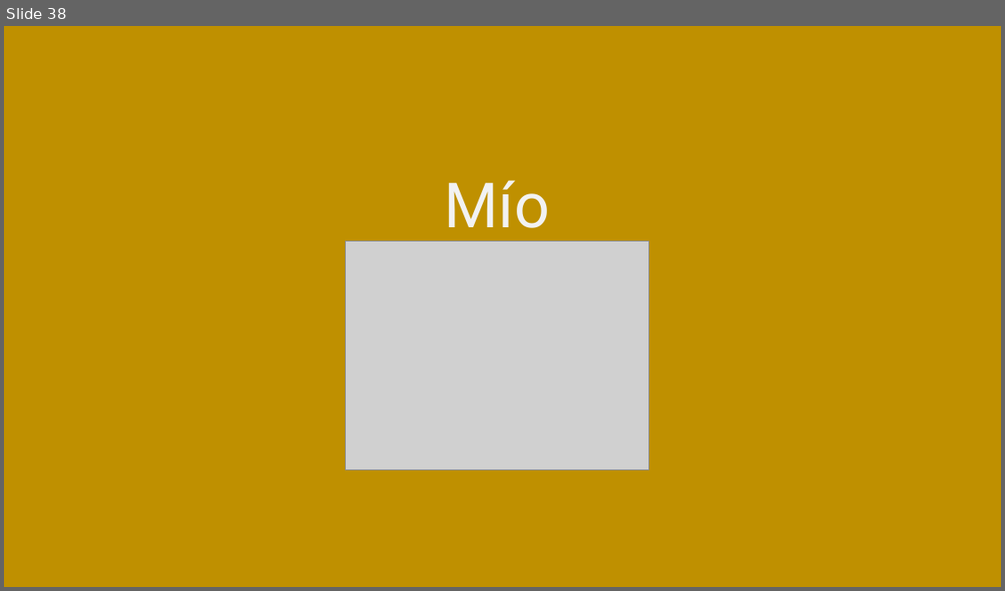
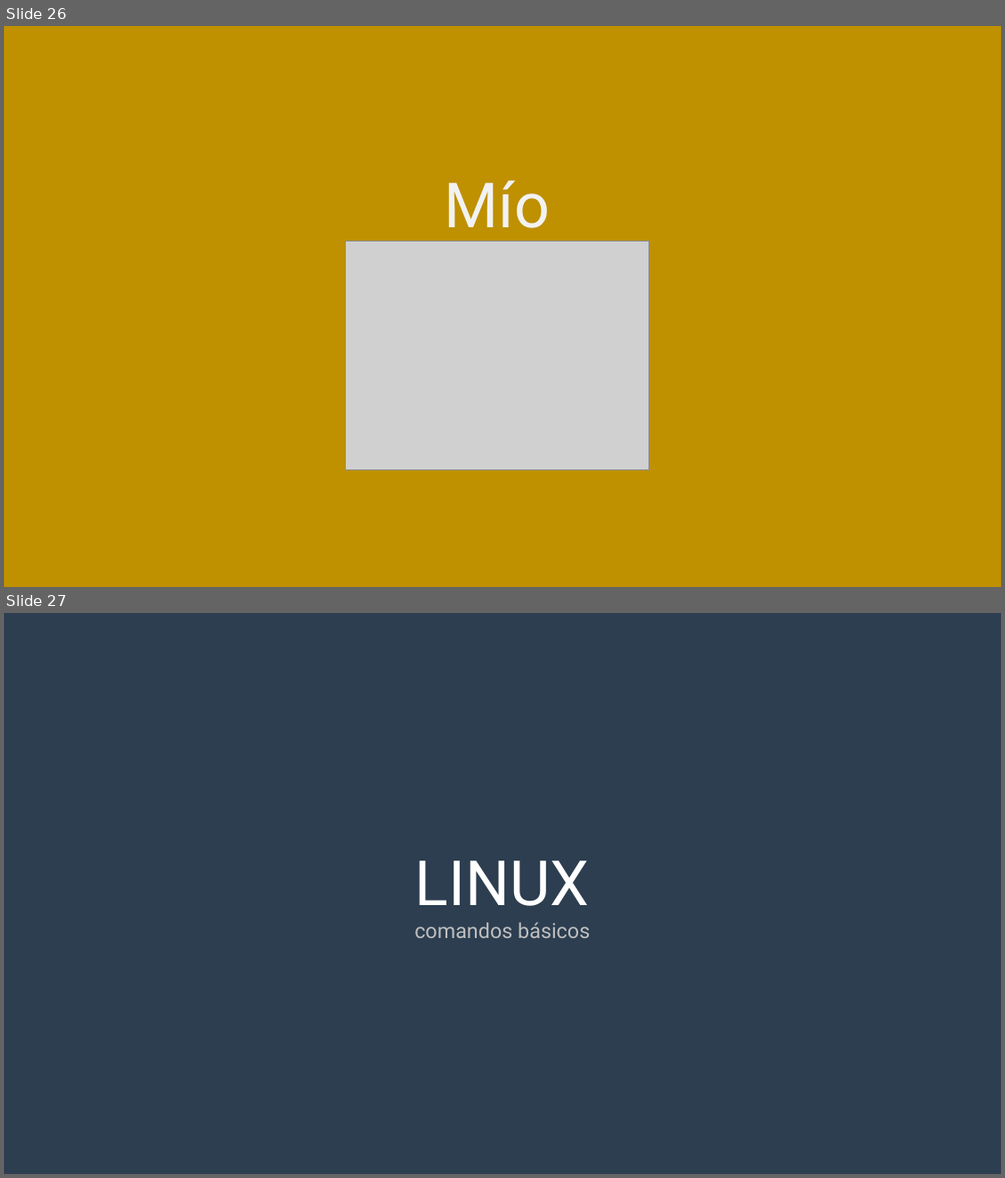
Before and after one commit to cimadev/PlaticasTalleres, a slide deck: 2017/dec_7_Git_GitHub_WorkShop/DGO.pptx. Shown one above the other, each under a label of ours: slide 38 before the commit, slides 26 and 27 after it. The pictures are 1005x591 and 1005x1178 pixels, drawn with LibreOffice and Linux fonts; fonts in the diff are those of the drawing; grey boxes stand for pictures. Boxes give left, top, right and bottom in pixels: in the first picture for what was removed or moved away, otherwise in the second. Text is boxed around its words. In the diff, an @@ line names an element or a change of style, - is before the commit and + after.

Commit message:
Almost finished linux activity

```diff
--- a/2017/dec_7_Git_GitHub_WorkShop/DGO.pptx
+++ b/2017/dec_7_Git_GitHub_WorkShop/DGO.pptx
@@ slide 27 added at <box>4,613,1001,1174</box>, background #2C3E50 @@
@@ text added at <box>414,860,590,938</box>, 20 pt, text #BFBFBF @@
+LINUX
+comandos básicos
@@ what was slide 38 is now slide 26 @@
```
Also in this commit, not shown: 6 slides changed, 2 other slides added.
